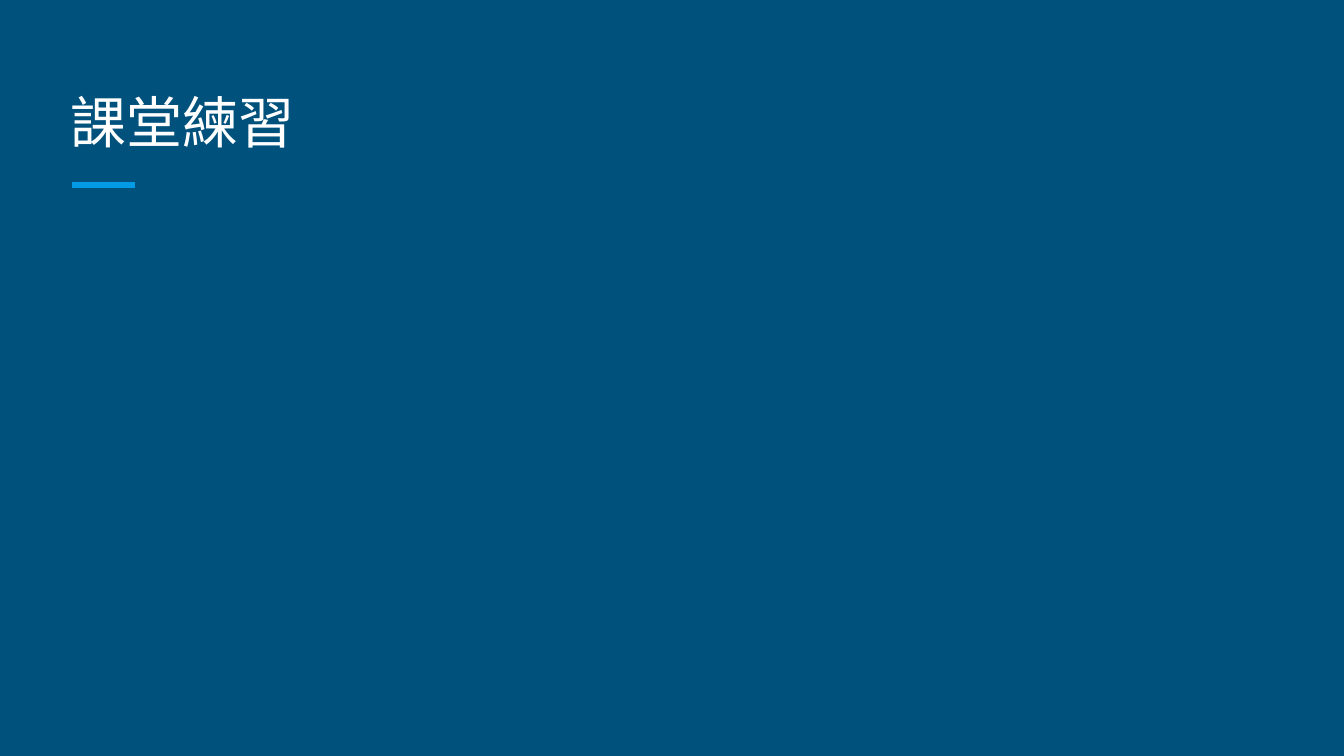
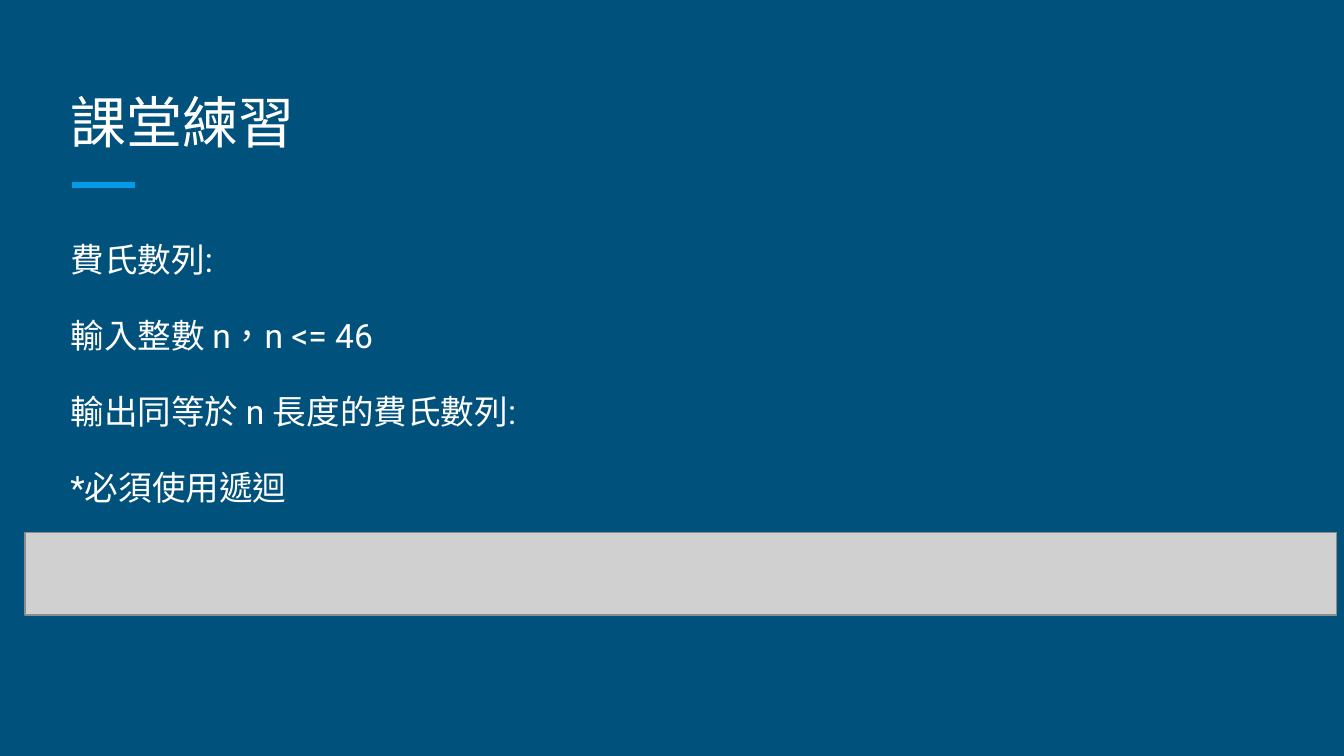
Before and after one commit to commProgramTAs/class, a slide deck: slide 10 of lab6/Lab 06 - 函式與遞迴.pptx (slide 8 before the commit). Drawn at 1344x756 pixels with LibreOffice and Linux fonts; fonts in the diff are those of the drawing; grey boxes stand for pictures. Boxes give left, top, right and bottom in pixels: in the first picture for what was removed or moved away, otherwise in the second. Text is boxed around its words. In the diff, an @@ line names an element or a change of style, - is before the commit and + after.

```diff
--- a/lab6/Lab 06 - 函式與遞迴.pptx
+++ b/lab6/Lab 06 - 函式與遞迴.pptx
@@ text added at [70,243,516,503], 18 pt, text #FFFFFF @@
+費氏數列:
+輸入整數 n，n <= 46
+輸出同等於 n 長度的費氏數列:
+*必須使用遞迴
@@ picture added at [26,532,1337,614] @@
```
Also in this commit, not shown: 4 other slides changed, 2 slides added, 11 other files.
